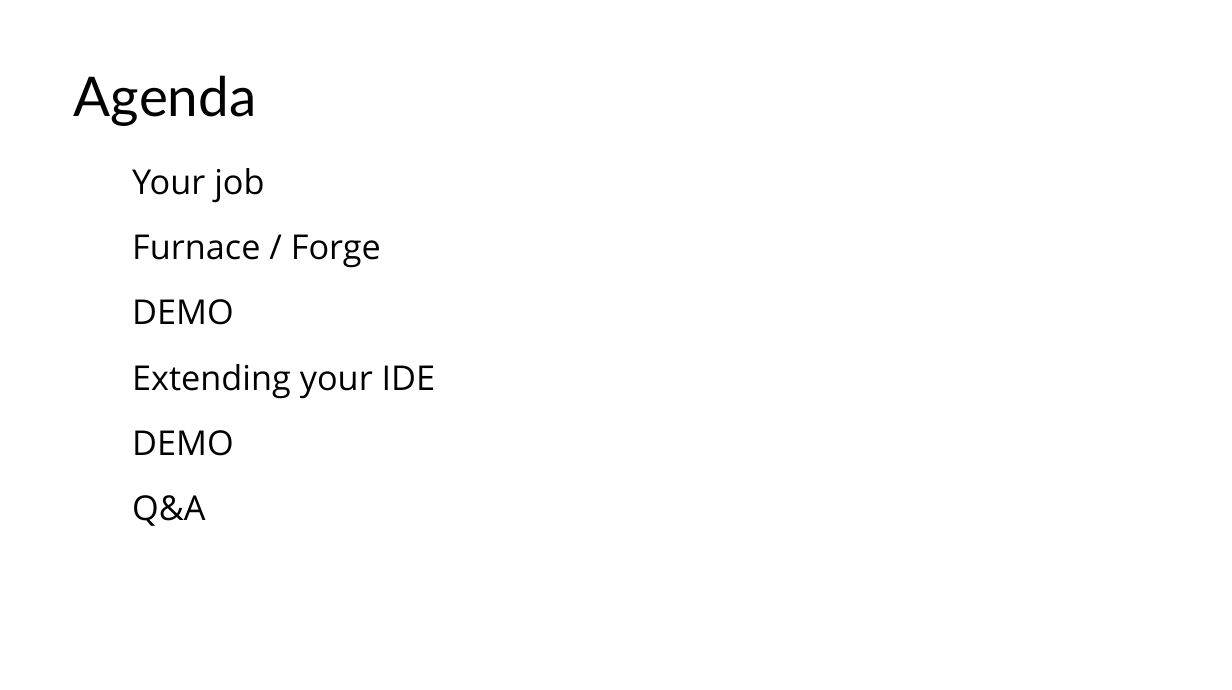
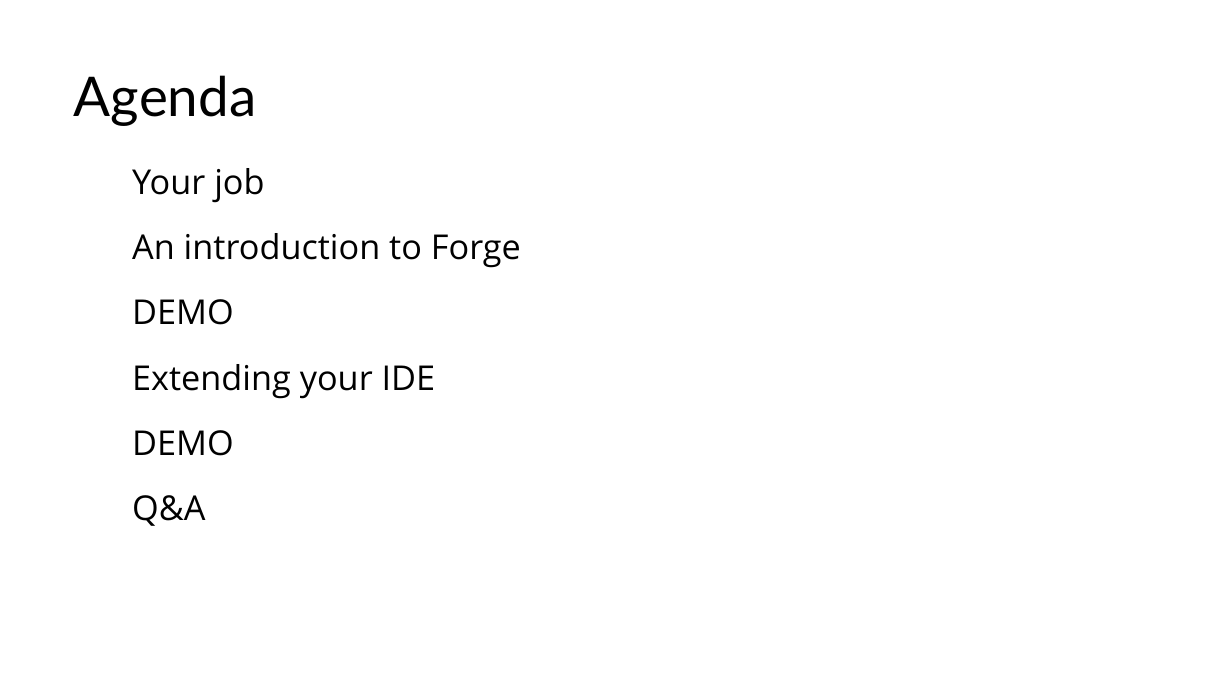
Before and after one commit to gastaldi/talks, a slide deck: slide 4 of Forge/DevNation2015/Forge_DevNation2015.odp. Drawn at 1232x690 pixels with LibreOffice and Linux fonts; fonts in the diff are those of the drawing; background and template pictures are left out. Boxes give left, top, right and bottom in pixels: in the first picture for what was removed or moved away, otherwise in the second. Text is boxed around its words. In the diff, an @@ line names an element or a change of style, - is before the commit and + after.

```diff
--- a/Forge/DevNation2015/Forge_DevNation2015.odp
+++ b/Forge/DevNation2015/Forge_DevNation2015.odp
@@ text at (132,233,521,268): text changed @@
-● Furnace / Forge
+● An introduction to Forge
```
Also in this commit, not shown: 2 other slides changed, 1 slide removed, 1 other file.
